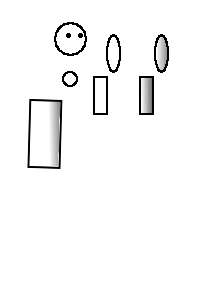
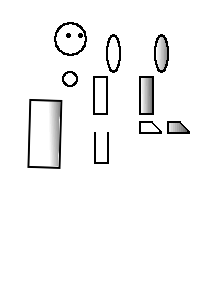
Two versions of the same layered image (w=200, h=300). Layer-by-layer changes:
removed layer "Layer 5(pasted)" over [94,121,190,164]
removed layer "Layer 1" over [94,121,190,164]
added layer "Layer 8(pasted)" above "Layer 1 Merged" over [94,121,190,164]
added layer "Layer 1 Merged" above "Background" over [94,121,190,164]
